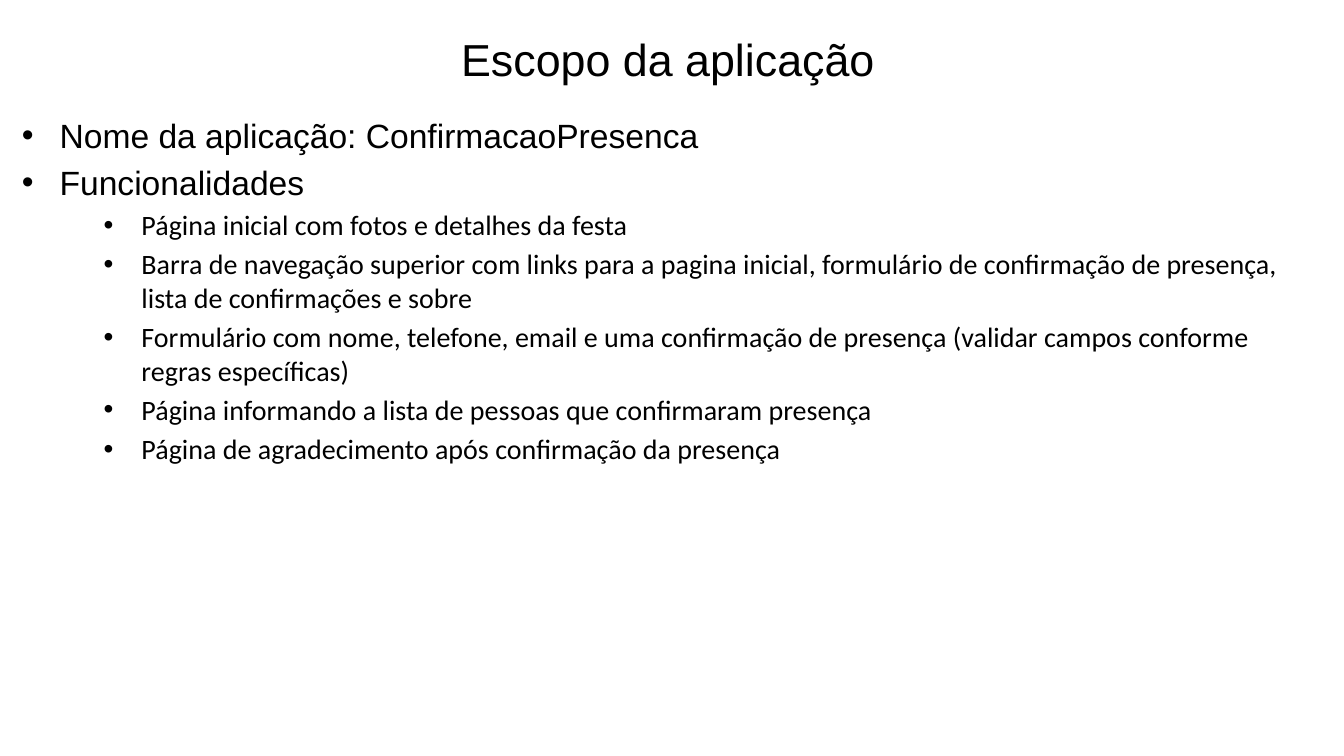
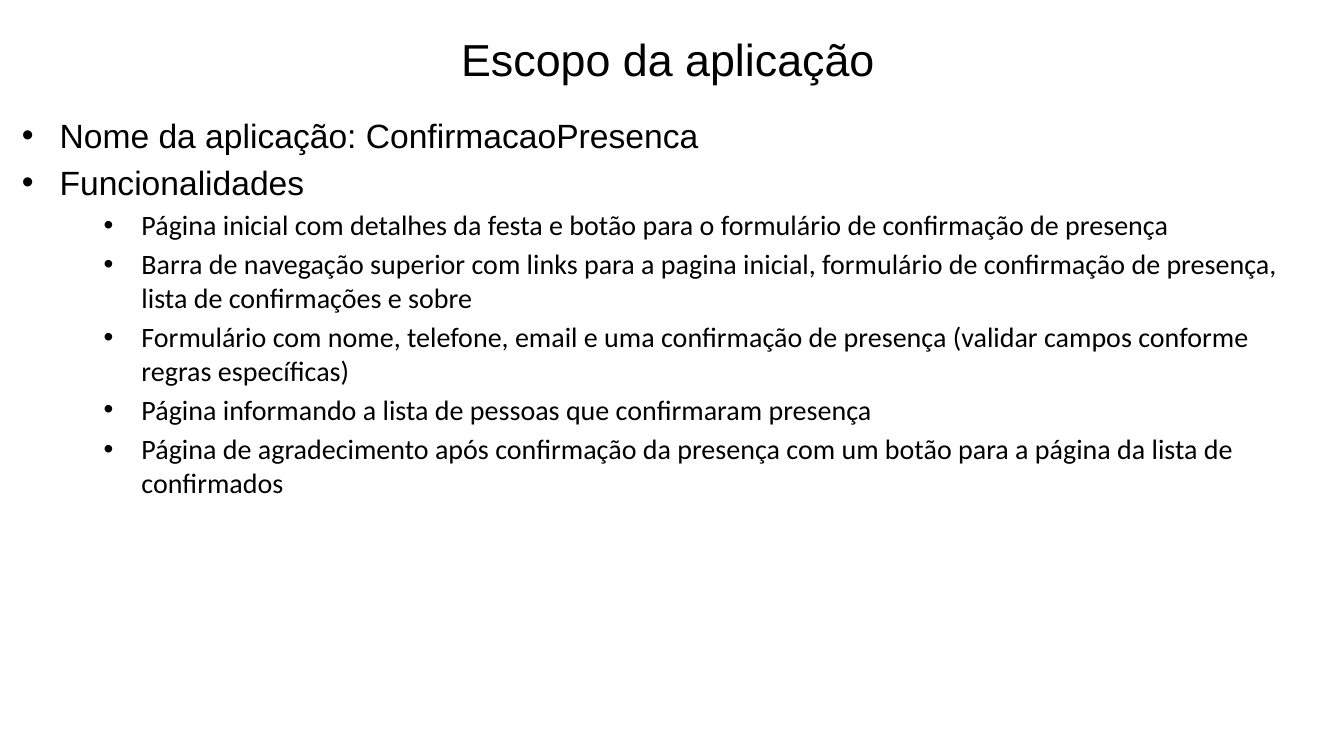
Before and after one commit to prodest/workshop-aspnet-core-mvc, a slide deck: slide 23 of workshop-aspnet-core-mvc.pptx. Drawn at 1344x756 pixels with LibreOffice and Linux fonts; fonts in the diff are those of the drawing; background and template pictures are left out. Boxes give left, top, right and bottom in pixels: in the first picture for what was removed or moved away, otherwise in the second. Text is boxed around its words. In the diff, an @@ line names an element or a change of style, - is before the commit and + after.

Commit message:
Mudanças no repositório. Tela de lista de presentes.

```diff
--- a/workshop-aspnet-core-mvc.pptx
+++ b/workshop-aspnet-core-mvc.pptx
@@ text at box(141, 215, 1168, 240): text changed @@
-  • Página inicial com fotos e detalhes da festa
+  • Página inicial com detalhes da festa e botão para o formulário de confirmação de presença
@@ text at box(141, 439, 1233, 494): text changed @@
-  • Página de agradecimento após confirmação da presença
+  • Página de agradecimento após confirmação da presença com um botão para a página da lista de confirmados
```
Also in this commit, not shown: 2 other slides changed, 11 slides added, 12 other files.
